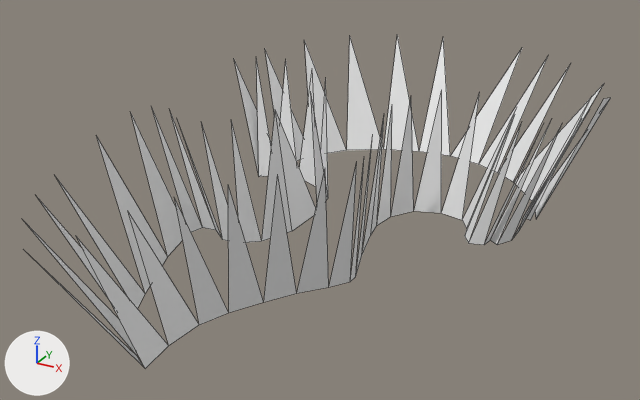
The OBJ model assets/meshes/underwater_platform3_lightShape_1153.obj: old version first, new version second.
The view is the same before and after, from a 50 mm lens placed at (2.14, -4.14, 2.29), pointed at (-0.08, -0.1, 0.27). The lights are fixed; the arrows at lower left show +X, +Y and +Z. The older version comes first. Mesh edges are drawn as thin lines. Where no turn or scale is listed for an object, it has been applied to the vertices. Vertices at exactly the same position are counted once.

Script lines for the objects in view, before the commit:
```python
me_underwater_platform3_lightshape_1153 = bpy.data.meshes.new('underwater_platform3_lightShape_1153')
me_underwater_platform3_lightshape_1153.from_pydata(...)  # 107 vertices, 55 faces; spans x -1.22..1.22, y -2.02..2.06, z 0.0..0.75
ob_underwater_platform3_lightshape_1153 = bpy.data.objects.new('underwater_platform3_lightShape_1153', me_underwater_platform3_lightshape_1153)
ob_underwater_platform3_lightshape_1153.location = (0.0, 0.0, 0.0)
```
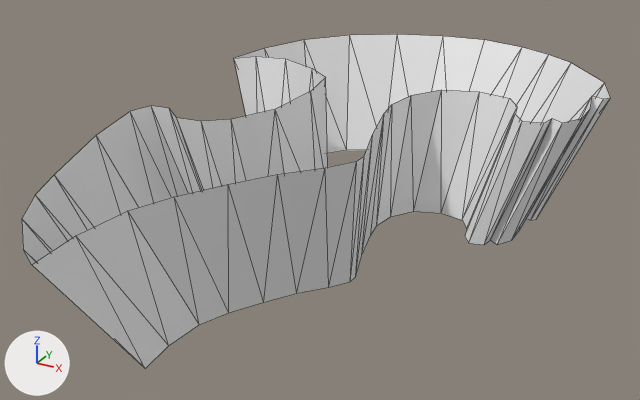
Boxes [x1, y1, x2, y2] around the edits, measured in the pictures (640 x 400 px):
```json
{"object": "underwater_platform3_lightShape_1153", "change": "reshaped", "before": [23, 35, 610, 369], "after": [22, 34, 611, 369]}
{"part": 1, "of": "me_underwater_platform3_lightshape_1153", "change": "added", "after": [22, 34, 611, 368]}
```

Edits to the scene script, one JSON object a line:
```json
{"block": "me_underwater_platform3_lightshape_1153", "where": "# used by ob_underwater_platform3_lightshape_1153; location = (0.0, 0.0, 0.0)"}
{"op": "remove", "block": "me_underwater_platform3_lightshape_1153", "code": "me_underwater_platform3_lightshape_1153.from_pydata(...)  # 107 vertices, 55 faces; spans x -1.22..1.22, y -2.02..2.06, z 0.0..0.75"}
{"op": "add", "block": "me_underwater_platform3_lightshape_1153", "code": "me_underwater_platform3_lightshape_1153.from_pydata(...)  # 110 vertices, 110 faces; spans x -1.22..1.22, y -2.09..2.09, z 0.0..0.75"}
{"block": "me_underwater_platform3_lightshape_1153", "change": "me_underwater_platform3_lightshape_1153 part 1"}
{"block": "me_underwater_platform3_lightshape_1153", "change": "3 vertices are added at (-0.2, -2.09, 0.75), (0.71, 0.78, 0.75), (0.1, 2.09, 0.75)"}
{"block": "me_underwater_platform3_lightshape_1153", "change": "55 new faces join them"}
```
